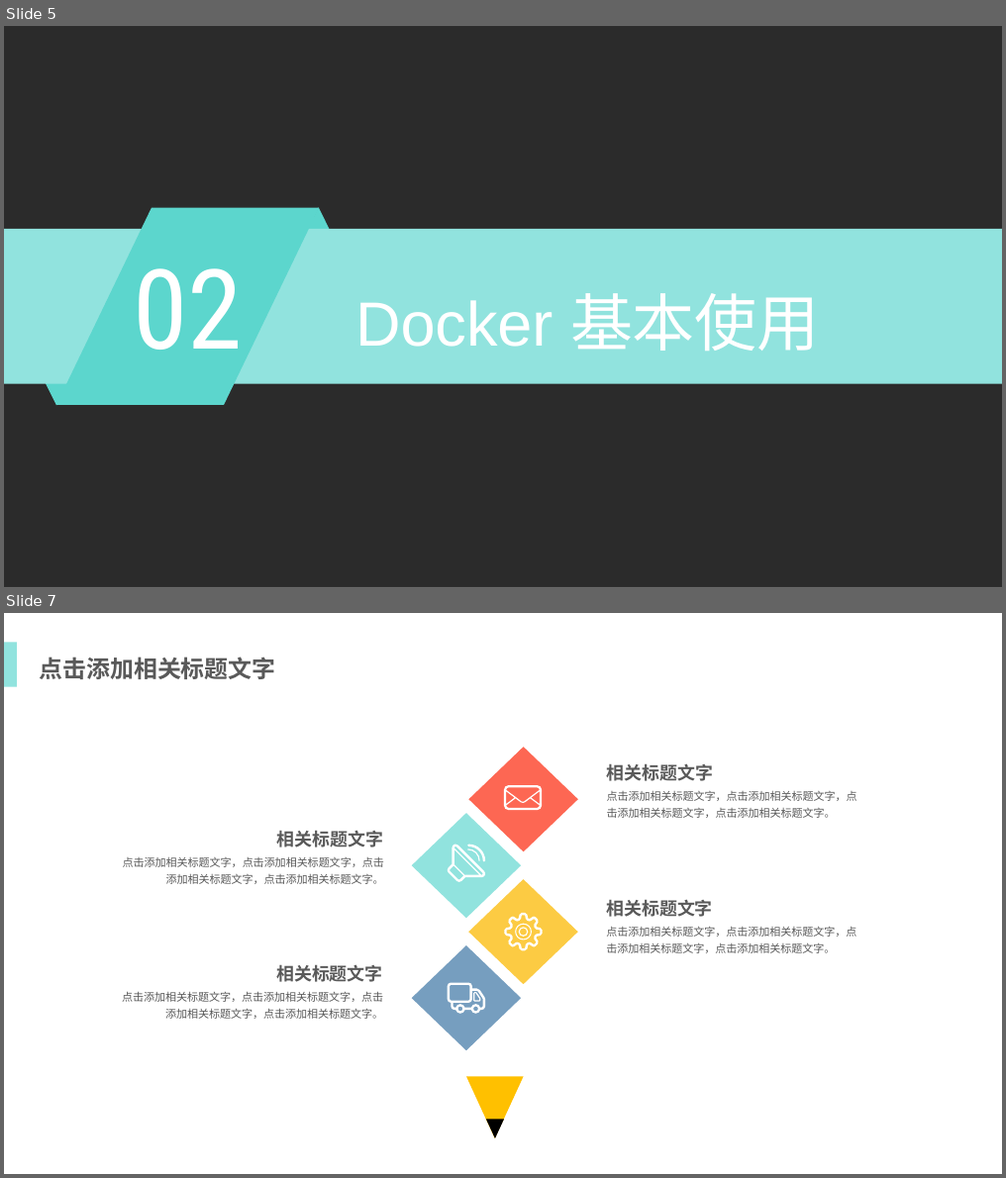
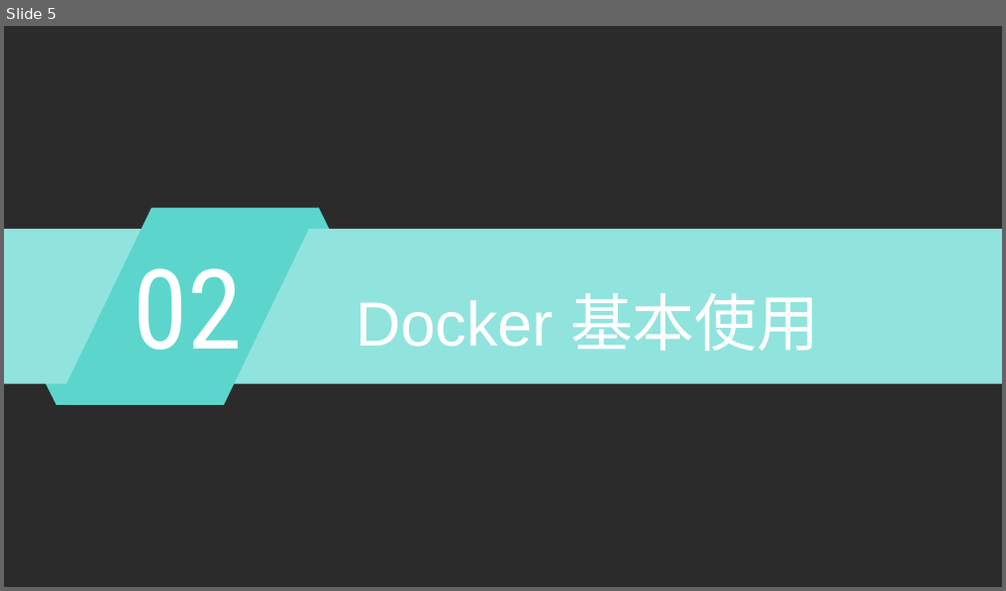
Before and after one commit to wangjinghuohuo/studySpring, a slide deck: qqq.pptx. Shown one above the other, each under a label of ours: slides 5 and 7 before the commit, slide 5 after it; the slides between them are not shown. The pictures are 1006x1178 and 1006x591 pixels, drawn with LibreOffice and Linux fonts; fonts in the diff are those of the drawing; background and template pictures are left out; a plain dark background stands for a picture behind light text. Boxes give left, top, right and bottom in pixels: in the first picture for what was removed or moved away, otherwise in the second. Text is boxed around its words. In the diff, an @@ line names an element or a change of style, - is before the commit and + after.

```diff
--- a/qqq.pptx
+++ b/qqq.pptx
@@ slide 7 removed at <box>4,613,1002,1174</box>, background picture (left out) @@
@@ rectangle removed at <box>4,642,17,687</box> @@
@@ text removed at <box>40,657,276,679</box> @@
-点击添加相关标题文字
@@ diamond removed at <box>466,745,580,854</box> @@
@@ freeform shape removed at <box>504,785,542,810</box> @@
@@ text removed at <box>607,763,714,781</box> @@
-相关标题文字
@@ text removed at <box>607,791,857,818</box> @@
-点击添加相关标题文字，点击添加相关标题文字，点击添加相关标题文字，点击添加相关标题文字。
@@ text removed at <box>277,830,384,848</box> @@
-相关标题文字
@@ group removed at <box>409,811,524,920</box>: 3 freeform shapes, 1 diamond @@
@@ text removed at <box>123,858,384,884</box> @@
-点击添加相关标题文字，点击添加相关标题文字，点击添加相关标题文字，点击添加相关标题文字。
@@ text removed at <box>606,899,713,917</box> @@
-相关标题文字
@@ group removed at <box>466,877,580,986</box>: 3 freeform shapes, 1 diamond @@
@@ text removed at <box>606,927,856,954</box> @@
-点击添加相关标题文字，点击添加相关标题文字，点击添加相关标题文字，点击添加相关标题文字。
@@ text removed at <box>276,964,383,982</box> @@
-相关标题文字
@@ diamond removed at <box>409,944,524,1053</box> @@
@@ text removed at <box>122,992,383,1019</box> @@
-点击添加相关标题文字，点击添加相关标题文字，点击添加相关标题文字，点击添加相关标题文字。
@@ freeform shape removed at <box>448,983,486,1014</box> @@
@@ freeform shape removed at <box>473,992,480,1001</box> @@
@@ triangle removed at <box>466,1077,523,1139</box> @@
@@ triangle removed at <box>486,1119,504,1139</box> @@
```
Also in this commit, not shown: 1 slide changed, 2 slides added, 1 other slide removed.
